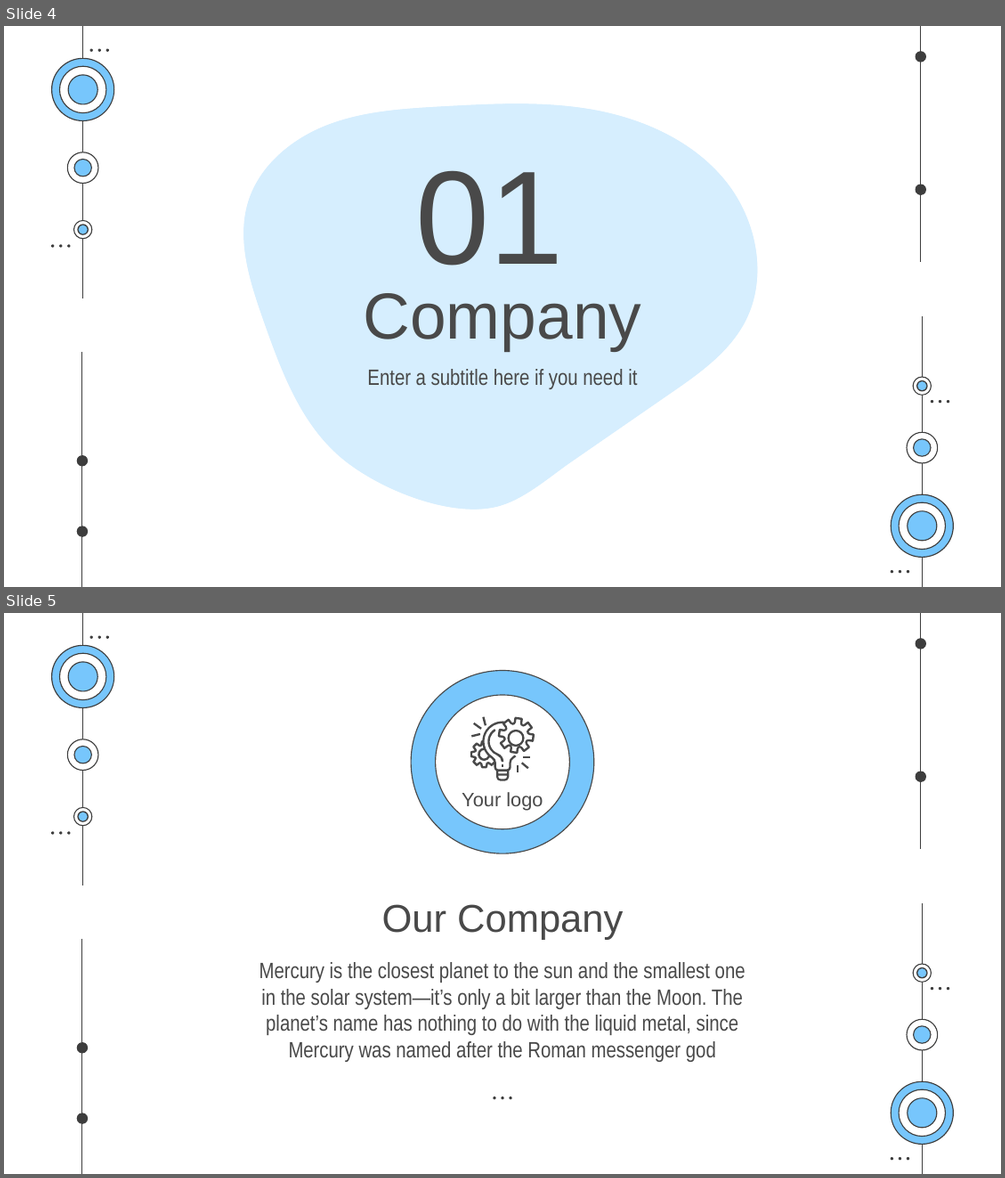
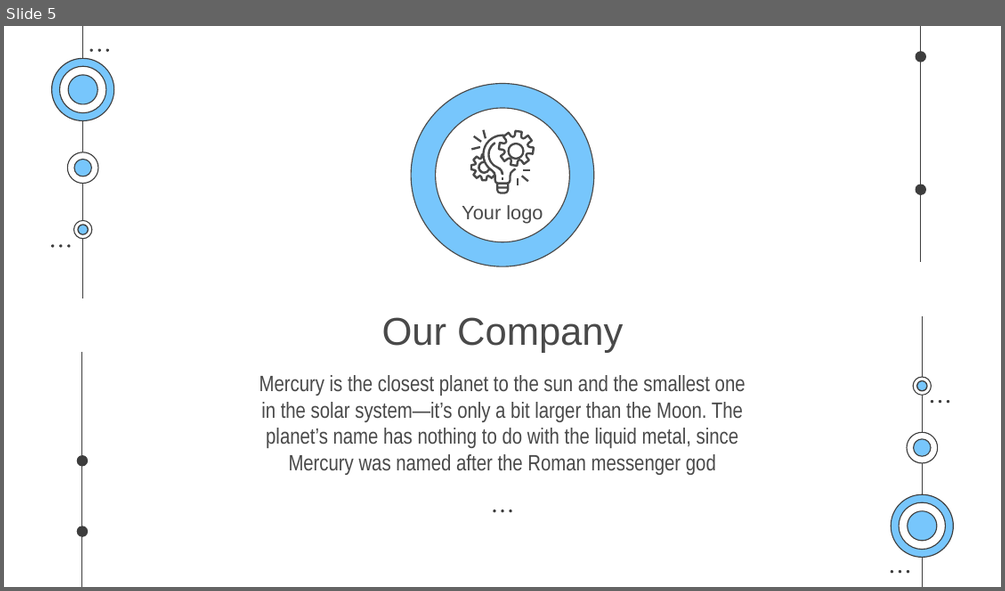
Before and after one commit to kabilan16/LoanManagement, a slide deck: Technology Consulting by Slidesgo.pptx. Shown one above the other, each under a label of ours: slides 4 and 5 before the commit, slide 5 after it. The pictures are 1005x1178 and 1005x591 pixels, drawn with LibreOffice and Linux fonts; fonts in the diff are those of the drawing. Boxes give left, top, right and bottom in pixels: in the first picture for what was removed or moved away, otherwise in the second. Text is boxed around its words. In the diff, an @@ line names an element or a change of style, - is before the commit and + after.

```diff
--- a/Technology Consulting by Slidesgo.pptx
+++ b/Technology Consulting by Slidesgo.pptx
@@ slide 4 removed at (x1=4, y1=26, x2=1001, y2=587), background #FFFFFF; not listed: 48 template elements that a slide beside it also shows @@
@@ freeform shape removed at (x1=236, y1=103, x2=769, y2=508) @@
@@ freeform shape removed at (x1=243, y1=103, x2=757, y2=508) @@
@@ title removed at (x1=416, y1=170, x2=564, y2=265) @@
-01
@@ title removed at (x1=363, y1=293, x2=641, y2=352) @@
-Company
@@ subtitle removed at (x1=367, y1=369, x2=637, y2=389) @@
-Enter a subtitle here if you need it
```
Also in this commit, not shown: 2 slides changed, 1 slide added, 8 other slides removed.
